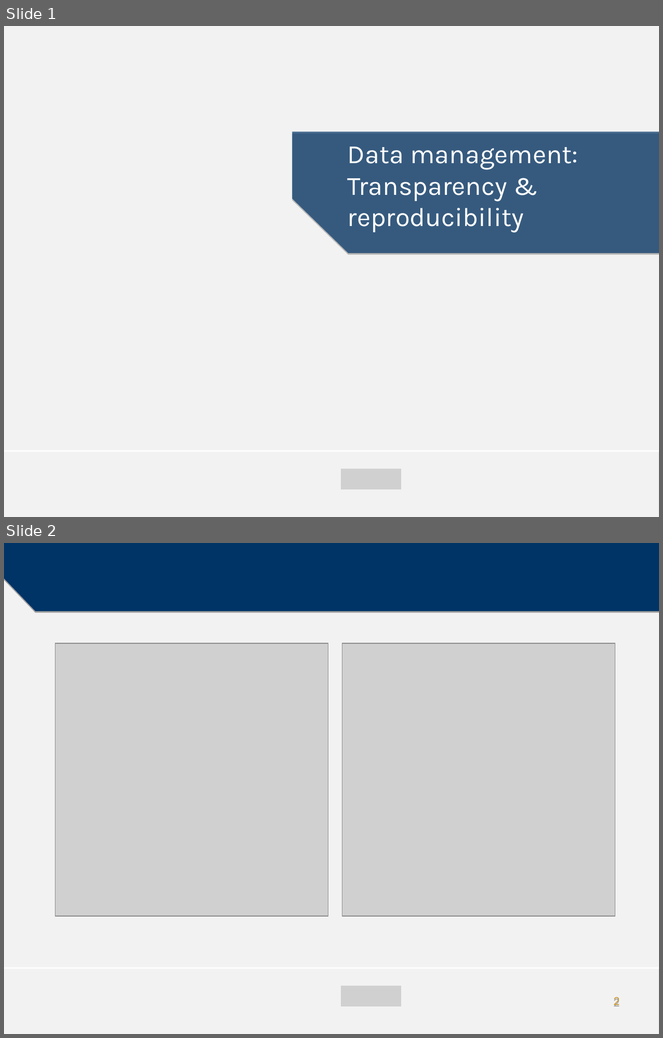
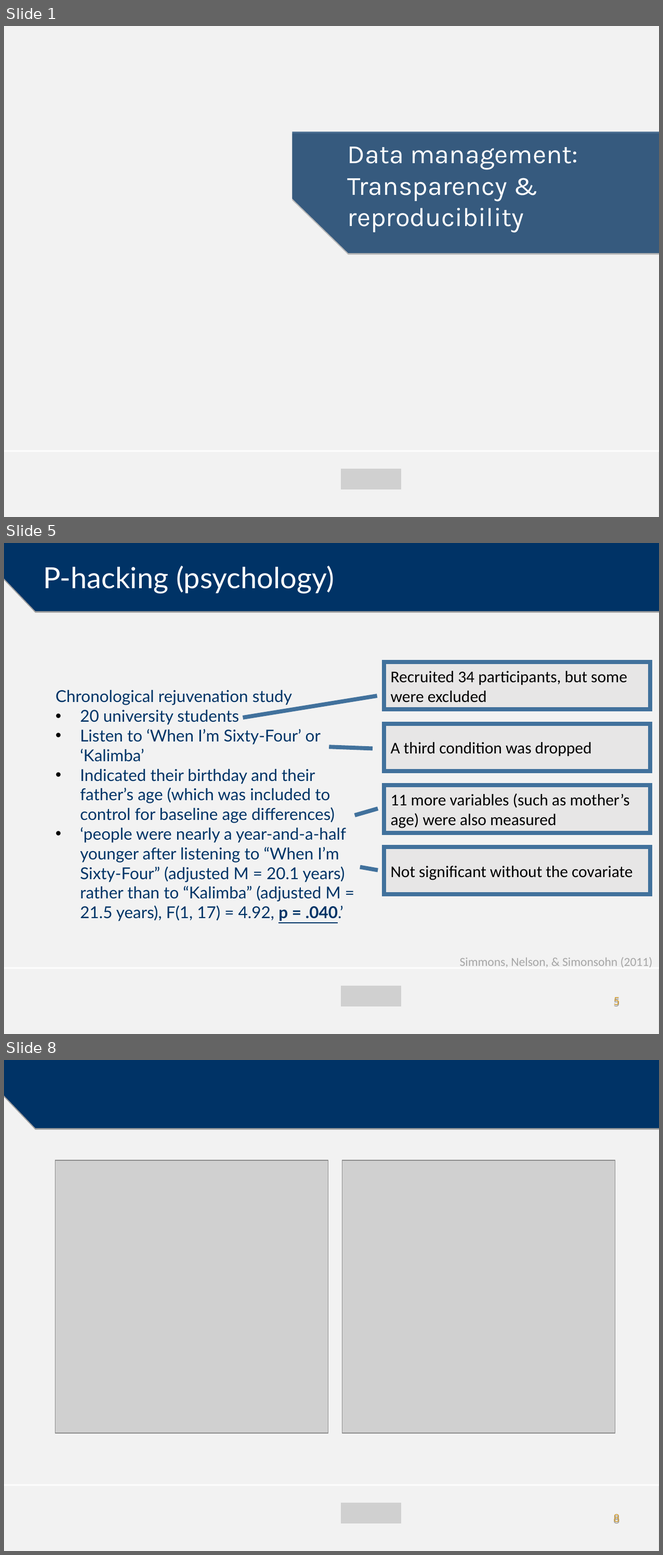
Before and after one commit to mzelst/talks, a slide deck: 2017/20171214 HRS_seminar_TiU/20171214 Transparency and reproducibility.odp. Shown one above the other, each under a label of ours: slides 1 and 2 before the commit, slides 1, 5 and 8 after it; the slides between them are not shown. The pictures are 663x1038 and 663x1555 pixels, drawn with LibreOffice and Linux fonts; fonts in the diff are those of the drawing; grey boxes stand for pictures; background and template pictures are left out. Boxes give left, top, right and bottom in pixels: in the first picture for what was removed or moved away, otherwise in the second. Text is boxed around its words. In the diff, an @@ line names an element or a change of style, - is before the commit and + after.

Commit message:
Upload presentations and updates

```diff
--- a/2017/20171214 HRS_seminar_TiU/20171214 Transparency and reproducibility.odp
+++ b/2017/20171214 HRS_seminar_TiU/20171214 Transparency and reproducibility.odp
@@ slide 5 added at bbox=[4, 543, 659, 1034], background #F2F2F2; not listed: 2 template elements that a slide beside it also shows @@
@@ title added at bbox=[44, 565, 334, 593], 32 pt, text #FFFFFF @@
+P-hacking (psychology)
@@ freeform shape added at bbox=[384, 662, 650, 710], fill #E7E6E6, outline #41719C 4.51 pt, 18 pt, text #000000 @@
+Recruited 34 participants, but some were excluded
@@ text added at bbox=[55, 690, 346, 922], 18 pt, text #003366 @@
+Chronological rejuvenation study
+• 20 university students
+• Listen to ‘When I’m Sixty-Four’ or ‘Kalimba’
+• Indicated their birthday and their father’s age (which was included to control for baseline age differences)
+• ‘people were nearly a year-and-a-half younger after listening to “When I’m Sixty-Four” (adjusted M = 20.1 years) rather than to “Kalimba” (adjusted M = 21.5 years), F(1, 17) = 4.92, p = .040.’
@@ freeform shape added at bbox=[384, 724, 650, 772], fill #E7E6E6, outline #41719C 4.51 pt, 18 pt, text #000000 @@
+A third condition was dropped
@@ freeform shape added at bbox=[384, 785, 650, 833], fill #E7E6E6, outline #41719C 4.51 pt, 18 pt, text #000000 @@
+11 more variables (such as mother’s age) were also measured
@@ freeform shape added at bbox=[384, 847, 650, 895], fill #E7E6E6, outline #41719C 4.51 pt, 18 pt, text #000000 @@
+Not significant without the covariate
@@ free added at bbox=[221, 951, 659, 972], 13.5 pt, text #A6A6A6 @@
+Simmons, Nelson, & Simonsohn (2011)
@@ picture added at bbox=[341, 986, 401, 1007] @@
@@ page number added at bbox=[613, 997, 620, 1007], 12 pt, text #CC9933 @@
+5
@@ what was slide 2 is now slide 8 @@
@@ page number at bbox=[613, 1514, 620, 1524]: text changed @@
-2
+8
```
Also in this commit, not shown: 5 other slides added, 25 other files.
